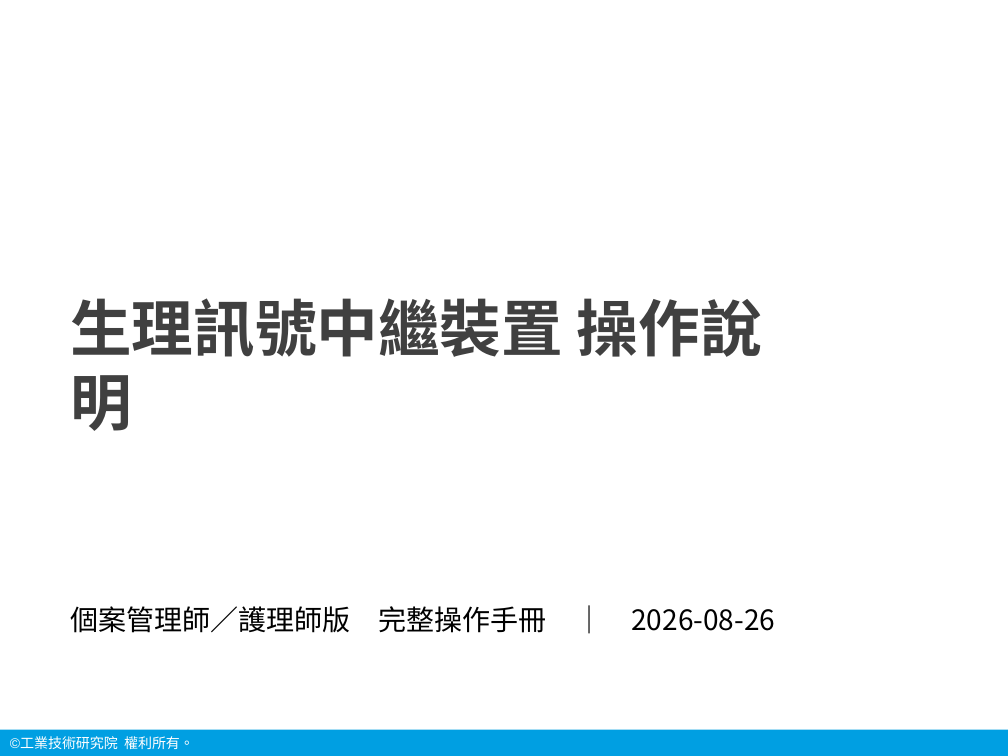
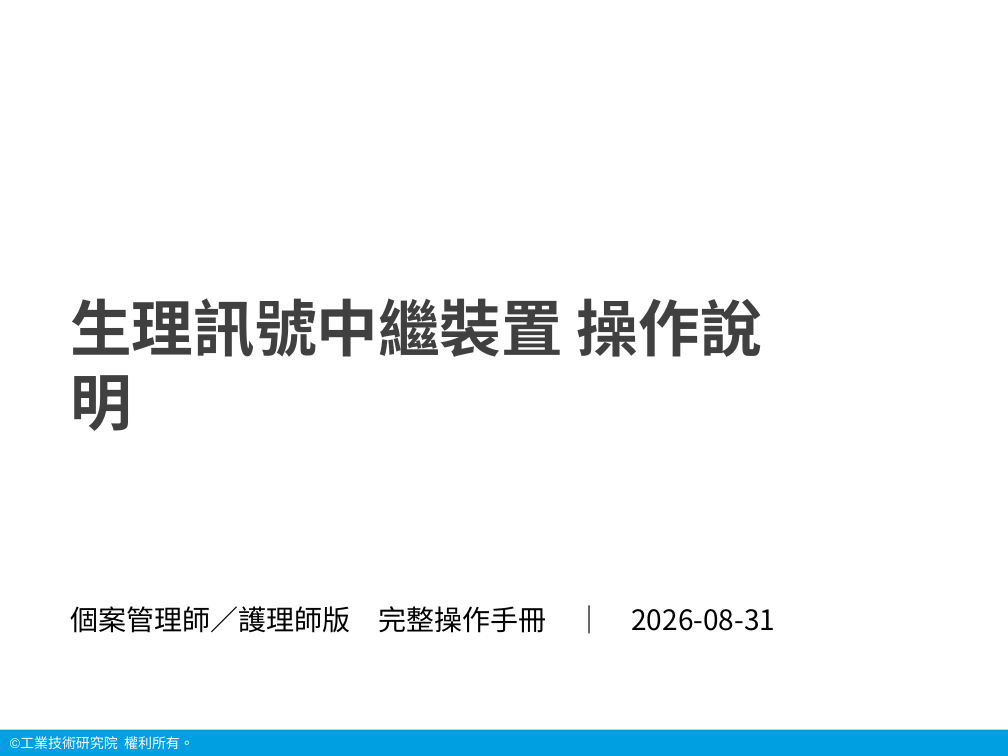
Before and after one commit to chanwunkong/pico-vitals-gateway, a slide deck: slide 1 of 說明/生理訊號中繼裝置_操作說明.pptx. Drawn at 1008x756 pixels with LibreOffice and Linux fonts; fonts in the diff are those of the drawing; background and template pictures are left out. Boxes give left, top, right and bottom in pixels: in the first picture for what was removed or moved away, otherwise in the second. Text is boxed around its words. In the diff, an @@ line names an element or a change of style, - is before the commit and + after.

```diff
--- a/說明/生理訊號中繼裝置_操作說明.pptx
+++ b/說明/生理訊號中繼裝置_操作說明.pptx
@@ subtitle at (x1=70, y1=606, x2=775, y2=633): text changed @@
-個案管理師／護理師版 完整操作手冊 ｜ 2026-08-26
+個案管理師／護理師版 完整操作手冊 ｜ 2026-08-31
```
Also in this commit, not shown: 9 other slides changed, 16 slides added, 6 slides removed, 32 other files.
